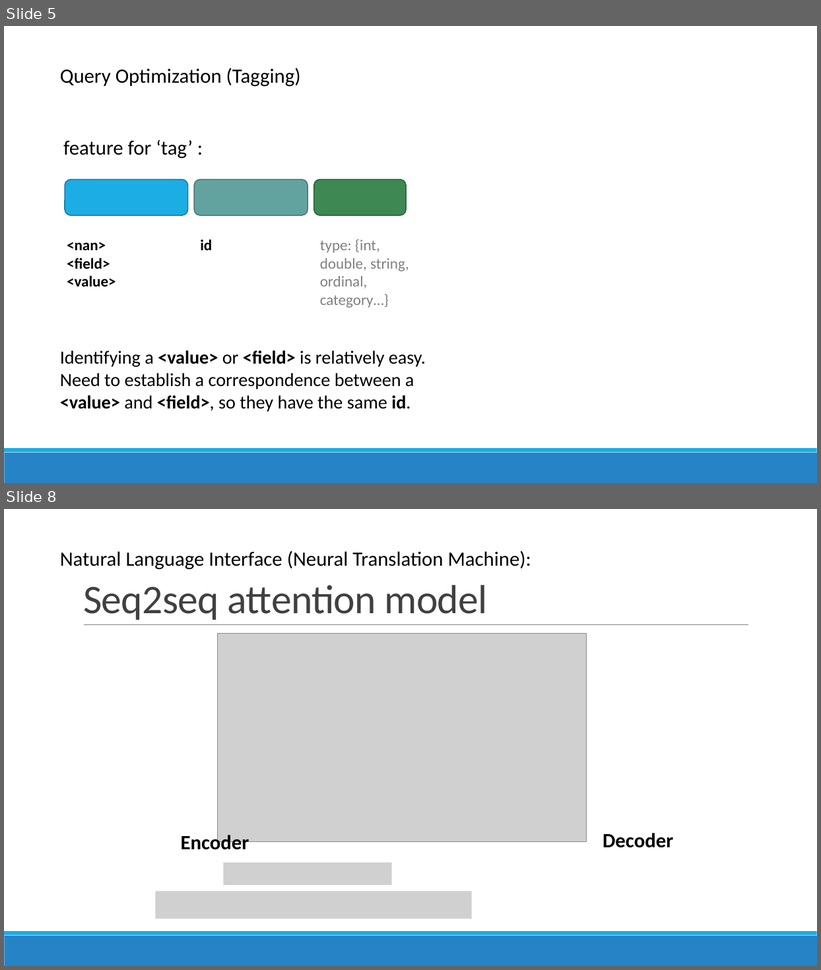
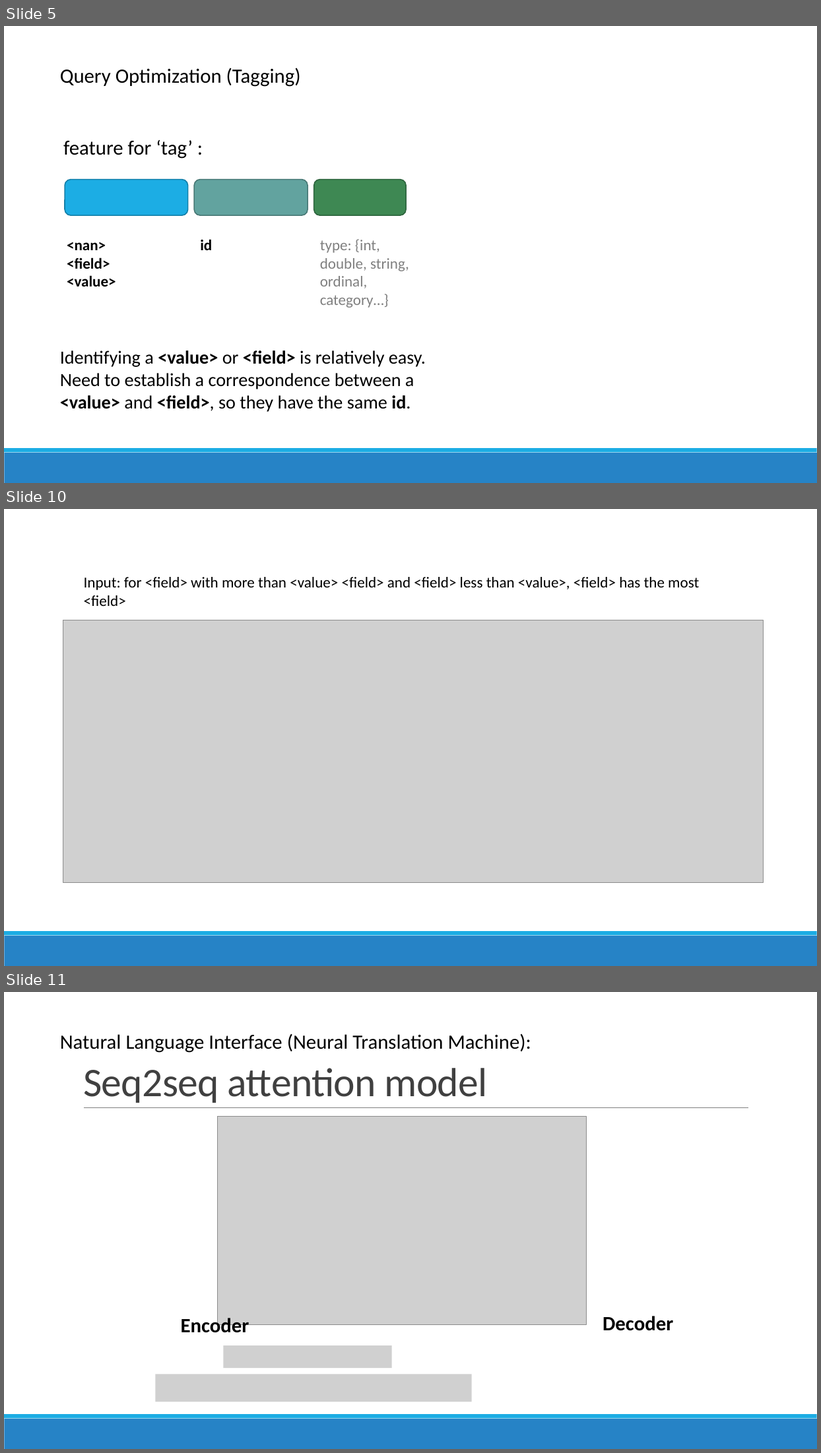
Before and after one commit to richardxiong/dnnQuery, a slide deck: dnnQuery2.pptx. Shown one above the other, each under a label of ours: slides 5 and 8 before the commit, slides 5, 10 and 11 after it; the slides between them are not shown. The pictures are 821x970 and 821x1453 pixels, drawn with LibreOffice and Linux fonts; fonts in the diff are those of the drawing; grey boxes stand for pictures. Boxes give left, top, right and bottom in pixels: in the first picture for what was removed or moved away, otherwise in the second. Text is boxed around its words. In the diff, an @@ line names an element or a change of style, - is before the commit and + after.

```diff
--- a/dnnQuery2.pptx
+++ b/dnnQuery2.pptx
@@ slide 10 added at (4,509,817,966), background #FFFFFF; not listed: 2 template elements that a slide beside it also shows @@
@@ text added at (84,577,699,606), 18 pt, text #000000 @@
+Input: for <field> with more than <value> <field> and <field> less than <value>, <field> has the most <field>
@@ picture added at (63,621,764,883) @@
@@ what was slide 8 is now slide 11 @@
```
Also in this commit, not shown: 4 slides changed, 2 other slides added, 3 other files.
